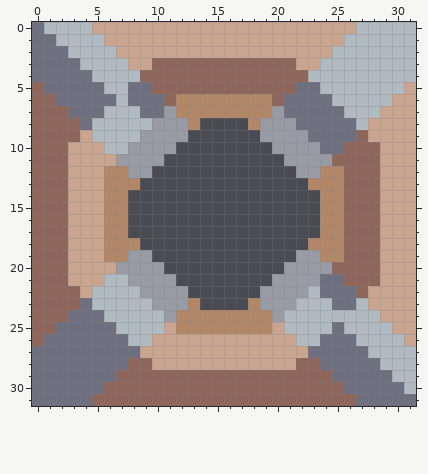
Pixel-art sprite, stored at assets/sprites/blocks/structure/firepowerEngine.png. The first picture shows the starting point.
The file is 32x32 pixels.
The same view after the edit:
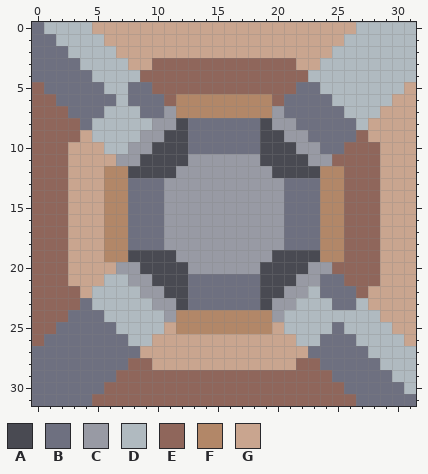
Palette (. is transparent): A #494a52  B #6e7080  C #989aa4  D #b0bac0  E #8f665b  F #b28768  G #c9a58f
The edit:
The author changed colour C to colour A in row 8 at x 12 and 19; in row 9 at x 11 to 12 and 19 to 20; in row 10 at x 10 to 11 and 20 to 21; in row 11 at x 9 to 10 and 21 to 22; in row 12 at x 8 to 9 and 22 to 23; in row 19 at x 8 to 9 and 22 to 23.
The author changed colour C to colour A in row 20 at x 9 to 10 and 21 to 22; in row 21 at x 10 to 11 and 20 to 21; in row 22 at x 11 to 12 and 19 to 20; in row 23 at x 12 and 19.
The author changed colour A to colour B in row 8 at x 14 to 17; in rows 9 to 10 at x 13 to 18; in row 13 at x 9 to 10 and 21 to 22; in rows 14 to 17 at x 8 to 10 and 21 to 23; in row 18 at x 9 to 10 and 21 to 22; in rows 21 to 22 at x 13 to 18.
The author changed colour A to colour B in row 23 at x 14 to 17.
The author changed colour F to colour B in row 8 at x 13 and 18; in row 13 at x 8 and 23; in row 18 at x 8 and 23; in row 23 at x 13 and 18.
The author changed colour A to colour C in row 11 at x 13 to 18; in row 12 at x 12 to 19; in rows 13 to 18 at x 11 to 20; in row 19 at x 12 to 19; in row 20 at x 13 to 18.
Changed places in both pictures, as pixel boxes (x1, y1, x2, y2):
changed: (128, 118, 320, 310)
